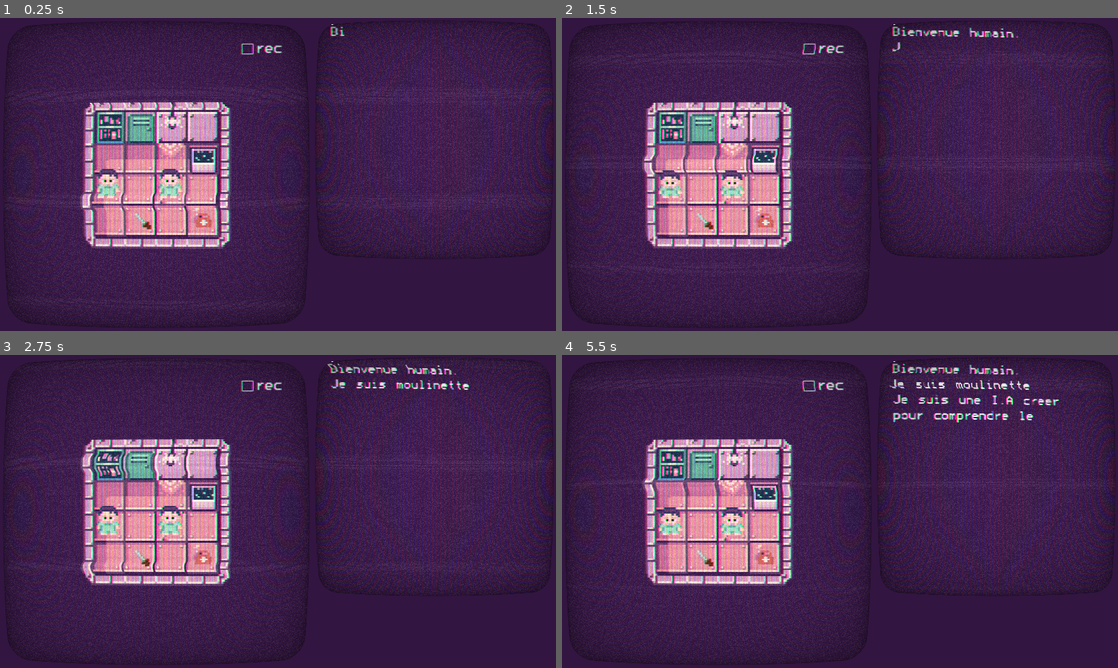
Above: before the commit, frames 1-4 (two rows, left to right).
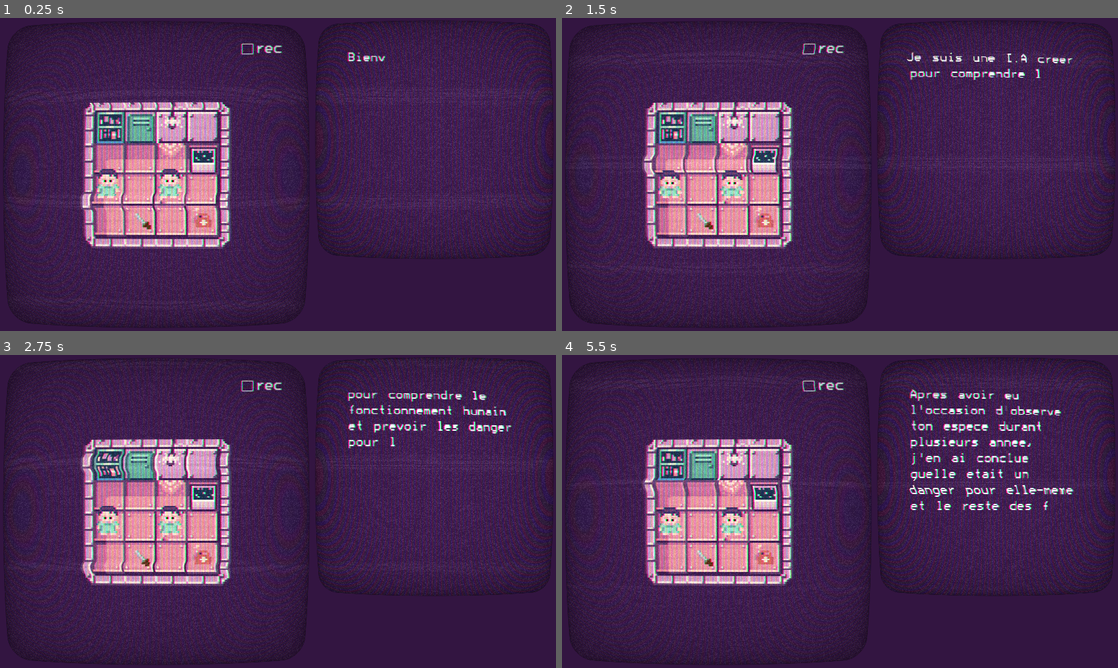
Above: after the commit, the same moments.

Repository: 0xOnyx/lvlUp
Game: Godot game, scene res://main.tscn
Same seed, same stepped clock (60 frames per second), same inputs: the game is played once before the commit and once after it.
Inputs:
- Up to frame 1 (0.25 s): no input
- Up to frame 2 (1.5 s): no input
- Up to frame 3 (2.75 s): no input
- Up to frame 4 (5.5 s): no input

The runs differ from the first frame. In frame 1, 0.2% of the frame differs, in the area x 59-70%, y 2-14%; in frame 2, 0.9%; in frame 3, 1.9%; in frame 4, 3.7%, in the area x 58-92%, y 2-50%.

Commit message:
add broken text

Diff:
--- a/main.tscn
+++ b/main.tscn
@@ -286,12 +286,13 @@
 color = Color( 0.2, 0.0823529, 0.254902, 1 )
 
 [node name="ViewportContainer2" type="ViewportContainer" parent="."]
-margin_left = 720.0
-margin_right = 1280.0
-margin_bottom = 600.0
+margin_left = 800.0
+margin_top = 72.0
+margin_right = 1200.0
+margin_bottom = 472.0
 
 [node name="Viewport" type="Viewport" parent="ViewportContainer2"]
-size = Vector2( 560, 560 )
+size = Vector2( 400, 400 )
 transparent_bg = true
 handle_input_locally = false
 render_target_update_mode = 3
@@ -322,6 +323,9 @@
 margin_right = 1280.0
 margin_bottom = 560.0
 rect_pivot_offset = Vector2( -199, 23 )
+__meta__ = {
+"_edit_lock_": true
+}
 
 [node name="GameCRT" type="ColorRect" parent="."]
 material = SubResource( 2 )
--- a/texte/text.gd
+++ b/texte/text.gd
@@ -10,7 +10,8 @@
 func _ready():
 	print(text_to_write.length() * 0.01)
 	set_text(text_to_write)
-	$Tween.interpolate_property(self, "percent_visible", 0.0, 1.0, text_to_write.length() * 0.07, Tween.TRANS_LINEAR , 0)
+	$Tween.interpolate_property(self, "lines_skipped", 0, get_line_count() - 10, (get_line_count() - 10 ) * 0.7 , Tween.TRANS_LINEAR , 0)
+	$Tween.interpolate_property(self, "percent_visible", 0.0, 1.0, get_line_count() * 0.7, Tween.TRANS_LINEAR , 0)
 	$Tween.start()
 
 #func _ready():
@@ -27,3 +28,13 @@
 #		set_text(new_text)
 #		current_text_length += 1
 #		yield(get_tree().create_timer(writing_speed), "timeout")
+
+var lines_to_skip = 0
+
+func _on_Tween_tween_step(object, key, elapsed, value):
+	var line_count = get_line_count()
+	print(elapsed)
+	if line_count > 10:
+		lines_to_skip += 1
+	#	set_lines_skipped(lines_to_skip)
+	#	print("Skipped " + str(lines_to_skip) + " lines")
--- a/texte/text.tscn
+++ b/texte/text.tscn
@@ -13,12 +13,8 @@
 [node name="Node2D" type="Node2D"]
 
 [node name="Label" type="Label" parent="."]
-anchor_right = 0.054
-anchor_bottom = 0.303
-margin_left = 41.0
-margin_top = 10.0
-margin_right = 511.0
-margin_bottom = 1191.0
+margin_right = 400.0
+margin_bottom = 400.0
 custom_fonts/font = SubResource( 1 )
 text = "Bienvenue humain.
 Je suis moulinette
@@ -32,7 +28,9 @@
 Ne t’en fais pas…
 Je ne suis pas sadique, je fais ça pour votre bien."
 autowrap = true
-max_lines_visible = 999
+max_lines_visible = 10
 script = ExtResource( 2 )
 
 [node name="Tween" type="Tween" parent="Label"]
+
+[connection signal="tween_step" from="Label/Tween" to="Label" method="_on_Tween_tween_step"]
